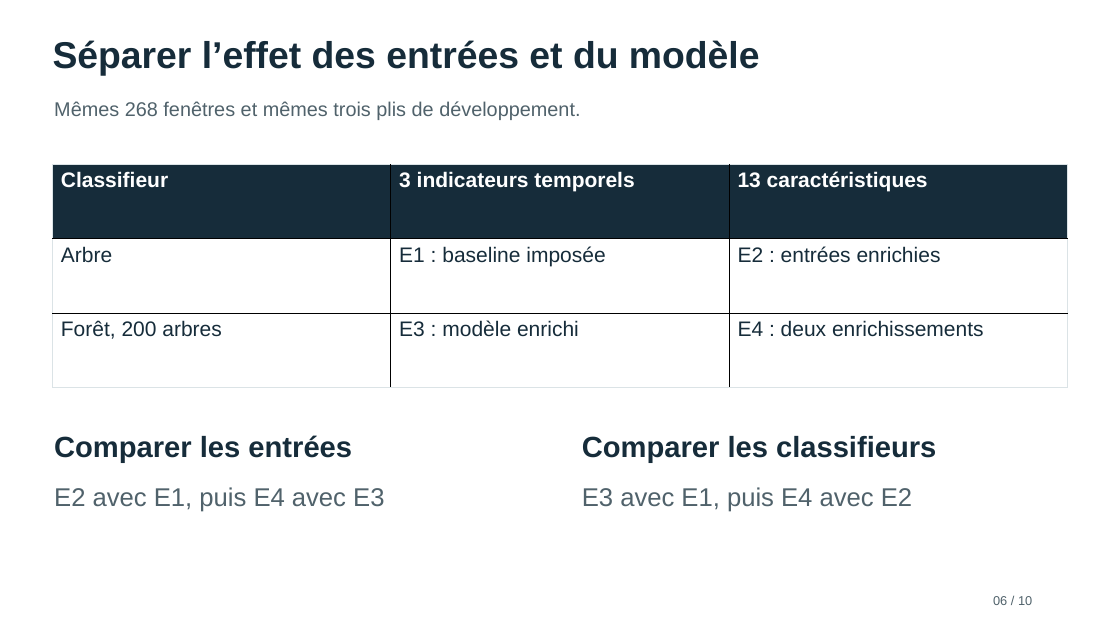
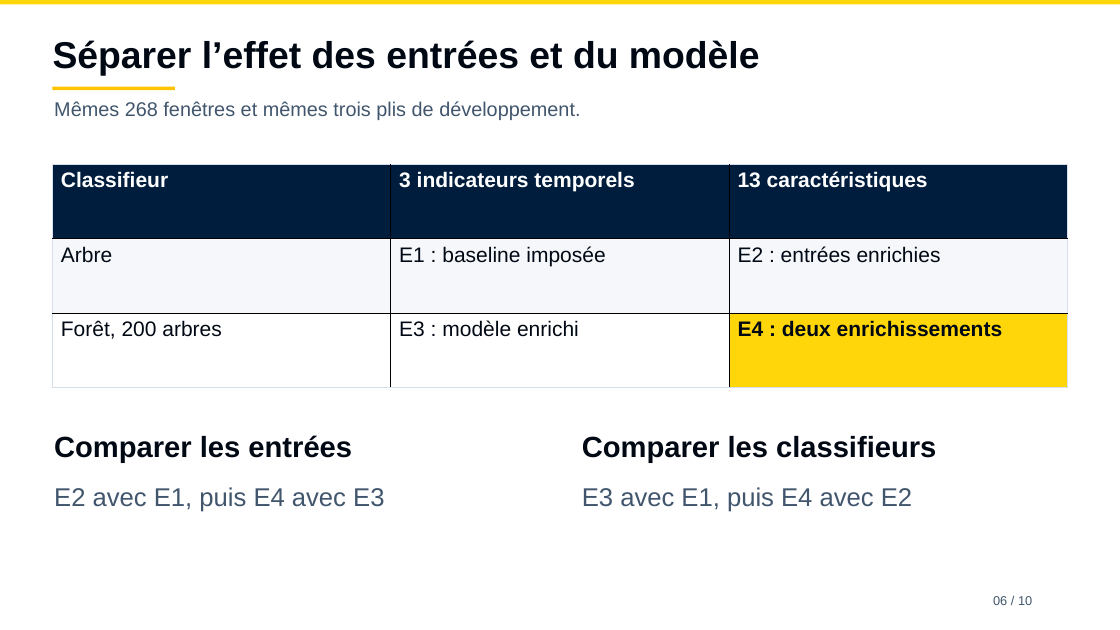
Before and after one commit to Lavdal-Yahya/IoT-mini-project, a slide deck: slide 6 of presentation/dashboard/diagnostic_dashboard.pptx. Drawn at 1120x630 pixels with LibreOffice and Linux fonts; fonts in the diff are those of the drawing. Boxes give left, top, right and bottom in pixels: in the first picture for what was removed or moved away, otherwise in the second. Text is boxed around its words. In the diff, an @@ line names an element or a change of style, - is before the commit and + after.

```diff
--- a/presentation/dashboard/diagnostic_dashboard.pptx
+++ b/presentation/dashboard/diagnostic_dashboard.pptx
@@ rectangle added at box(0, 0, 1120, 4), fill #FFD60A @@
@@ rectangle added at box(52, 87, 175, 90), fill #FFC300 @@
@@ table at box(52, 165, 1068, 388) @@
@@ fill #162C3A to #001D3D in row 1 @@
@@ fill #FFFFFF to #F5F7FA in row 2 @@
@@ fill #FFFFFF to #FFD60A in row 3, column 3 @@
@@ text colour #162C3A to #000814 in "Arbre", "E1 : baseline imposée", "E2 : entrées enrichies", "Forêt, 200 arbres" and 2 more places @@
@@ bold on in "E4 : deux enrichissements" @@
@@ borders changed @@
@@ text colour #162C3A to #000814 in 3 elements at box(53, 40, 760, 76), box(54, 435, 352, 463), box(582, 436, 936, 463) @@
@@ text colour #50626B to #41566D in 4 elements at box(54, 101, 580, 120), box(993, 596, 1032, 605), box(54, 487, 384, 512), box(582, 487, 912, 512) @@
```
Also in this commit, not shown: 9 other slides changed, 37 other files.
